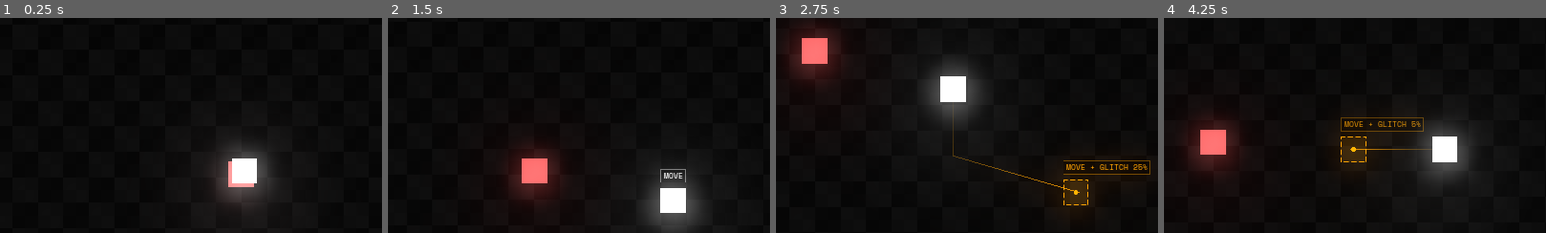
Above: before the commit, frames 1-4 (left to right).
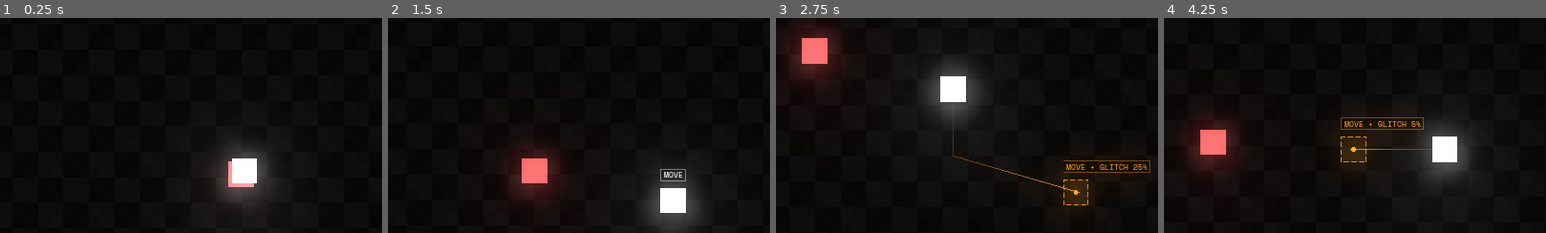
Above: after the commit, the same moments.

Repository: btzr-io/UNDER_DEVELOPMENT
Game: Godot game, scene res://scenes/Level.tscn
The game is run twice, just before and just after one commit, with the same random seed, the same clock (stepped at 60 frames per second) and the same inputs. This scene is started directly instead of the project's main scene.
Inputs:
- Up to frame 1 (0.25 s): no input
- Up to frame 2 (1.5 s): tap Enter (ui_accept) at 0.5, 0.77 s; hold Right (ui_right) 0.53-1.28 s; hold Down (ui_down) from 1.28 s (still down)
- Up to frame 3 (2.75 s): tap Enter (ui_accept) at 1.52 s; release Down (ui_down) at 2.03 s; hold Right (ui_right) from 2.03 s (still down)
- Up to frame 4 (4.25 s): release Right (ui_right) at 2.78 s; hold Up (ui_up) 2.78-3.53 s; tap Enter (ui_accept) at 3.02, 3.77 s; hold Left (ui_left) from 3.53 s (still down)
The pictures show only the part of the screen within x 18-68%, y 14-64%; the shares and areas given below are measured in that part.

The runs differ from the first frame. In frame 2, 0.1% of the frame differs, in the area x 71-78%, y 71-77%; in frame 3, 0.3%; in frame 4, 0.4%, in the area x 46-68%, y 48-68%.

Commit message:
fix tooltip size

Diff:
--- a/scenes/Actors/Player.tscn
+++ b/scenes/Actors/Player.tscn
@@ -15,8 +15,8 @@
 [sub_resource type="StyleBoxFlat" id=8]
 content_margin_left = 8.0
 content_margin_right = 8.0
-content_margin_top = 2.0
-content_margin_bottom = 2.0
+content_margin_top = 1.0
+content_margin_bottom = 1.0
 bg_color = Color( 0, 0, 0, 0.588235 )
 border_width_left = 2
 border_width_top = 2
@@ -51,10 +51,22 @@
 "update": 0,
 "values": [ Color( 1, 1, 1, 0 ) ]
 }
+tracks/2/type = "value"
+tracks/2/path = NodePath(".:rect_position")
+tracks/2/interp = 1
+tracks/2/loop_wrap = true
+tracks/2/imported = false
+tracks/2/enabled = true
+tracks/2/keys = {
+"times": PoolRealArray( 0 ),
+"transitions": PoolRealArray( 1 ),
+"update": 0,
+"values": [ Vector2( -32, -80 ) ]
+}
 
 [sub_resource type="Animation" id=10]
 resource_name = "show"
-length = 0.5
+length = 0.4
 tracks/0/type = "value"
 tracks/0/path = NodePath(".:visible")
 tracks/0/interp = 1
@@ -62,7 +74,7 @@
 tracks/0/imported = false
 tracks/0/enabled = true
 tracks/0/keys = {
-"times": PoolRealArray( 0, 0.5 ),
+"times": PoolRealArray( 0, 0.4 ),
 "transitions": PoolRealArray( 1, 1 ),
 "update": 1,
 "values": [ true, true ]
@@ -74,10 +86,22 @@
 tracks/1/imported = false
 tracks/1/enabled = true
 tracks/1/keys = {
-"times": PoolRealArray( 0, 0.3, 0.5 ),
+"times": PoolRealArray( 0, 0.3, 0.4 ),
 "transitions": PoolRealArray( 1, 1, 1 ),
 "update": 0,
 "values": [ Color( 1, 1, 1, 0 ), Color( 1, 1, 1, 0 ), Color( 1, 1, 1, 1 ) ]
+}
+tracks/2/type = "value"
+tracks/2/path = NodePath(".:rect_position")
+tracks/2/interp = 1
+tracks/2/loop_wrap = true
+tracks/2/imported = false
+tracks/2/enabled = true
+tracks/2/keys = {
+"times": PoolRealArray( 0, 0.4 ),
+"transitions": PoolRealArray( 1, 1 ),
+"update": 0,
+"values": [ Vector2( -32, -32 ), Vector2( -32, -80 ) ]
 }
 
 [sub_resource type="RectangleShape2D" id=2]
@@ -110,10 +134,9 @@
 margin_left = -32.0
 margin_top = -80.0
 margin_right = 32.0
-margin_bottom = -45.0
-rect_min_size = Vector2( 64, 0 )
-size_flags_horizontal = 3
-size_flags_vertical = 3
+margin_bottom = -47.0
+size_flags_horizontal = 2
+size_flags_vertical = 2
 custom_fonts/font = SubResource( 7 )
 custom_styles/normal = SubResource( 8 )
 text = "MOVE"
--- a/scripts/Player.gd
+++ b/scripts/Player.gd
@@ -127,31 +127,35 @@
 		velocity = direction.normalized() * current_speed
 
 
+func set_ui_color(color):
+	modulate = color
+	line_connection.modulate = color
+
+func update_tooltip_text(new_text):
+	$Tooltip.text = new_text
+	$Tooltip.rect_size = $Tooltip.get_font("font").get_string_size($Tooltip.text)
+
+func update_ui():
+	if interactive_state == INTERACTIVE_STATES.ACTIVE:
+		set_ui_color(Color.white)
+	if interactive_state == INTERACTIVE_STATES.INACTIVE:
+		glitch_chance = get_glitch_chance()
+		if glitch_chance >= 5:
+			update_tooltip_text(current_action + " + GLITCH " + str(glitch_chance) + "%")
+		else:
+			update_tooltip_text(current_action)
+		if overlapping_bodies > 0:
+			set_ui_color(Color.red)
+			update_tooltip_text("LOCKED")
+
+		elif glitch_chance > 0:
+			set_ui_color(Color.orange)
+		else:
+			set_ui_color(Color.cyan)
+
 
 func _physics_process(_delta):
 	get_input()
 	velocity = move_and_slide(velocity)
 
-	if interactive_state == INTERACTIVE_STATES.ACTIVE:
-		modulate = Color.white
-
-	if interactive_state == INTERACTIVE_STATES.INACTIVE:
-		glitch_chance = get_glitch_chance()
-		if glitch_chance >= 5:
-			$Tooltip.text = current_action + " + GLITCH " + str(glitch_chance) + "%"
-		else:
-			$Tooltip.text = current_action
-
-		if overlapping_bodies > 0:
-			modulate = Color.red
-			line_connection.modulate = Color.red
-			$Tooltip.text = "LOCKED"
-		elif glitch_chance > 0:
-			modulate = Color.orange
-			line_connection.modulate = Color.orange
-		else:
-			modulate = Color.cyan
-			line_connection.modulate = Color.cyan
-	else:
-		$Sprite.modulate = Color.white
-		line_connection.modulate = Color.white
+	update_ui()
